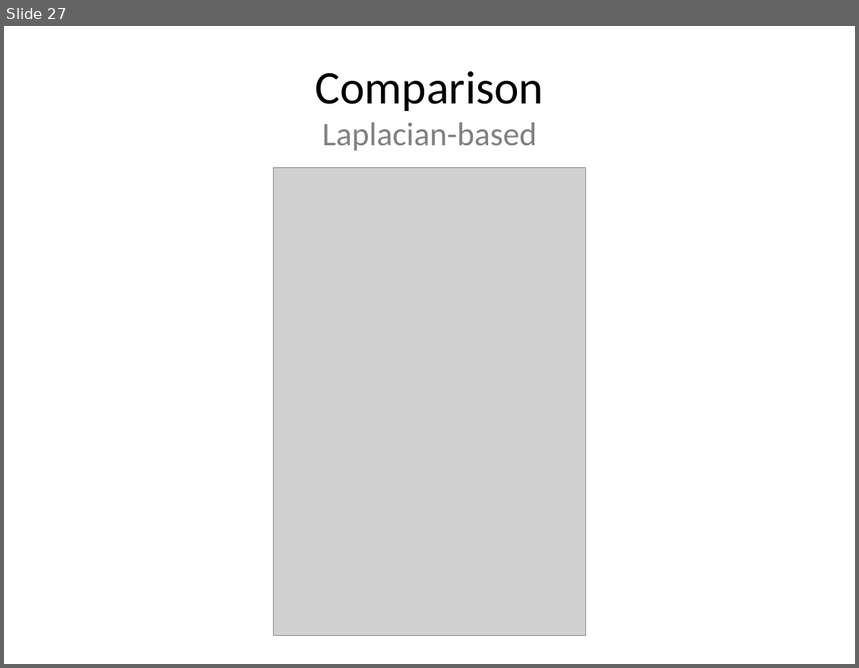
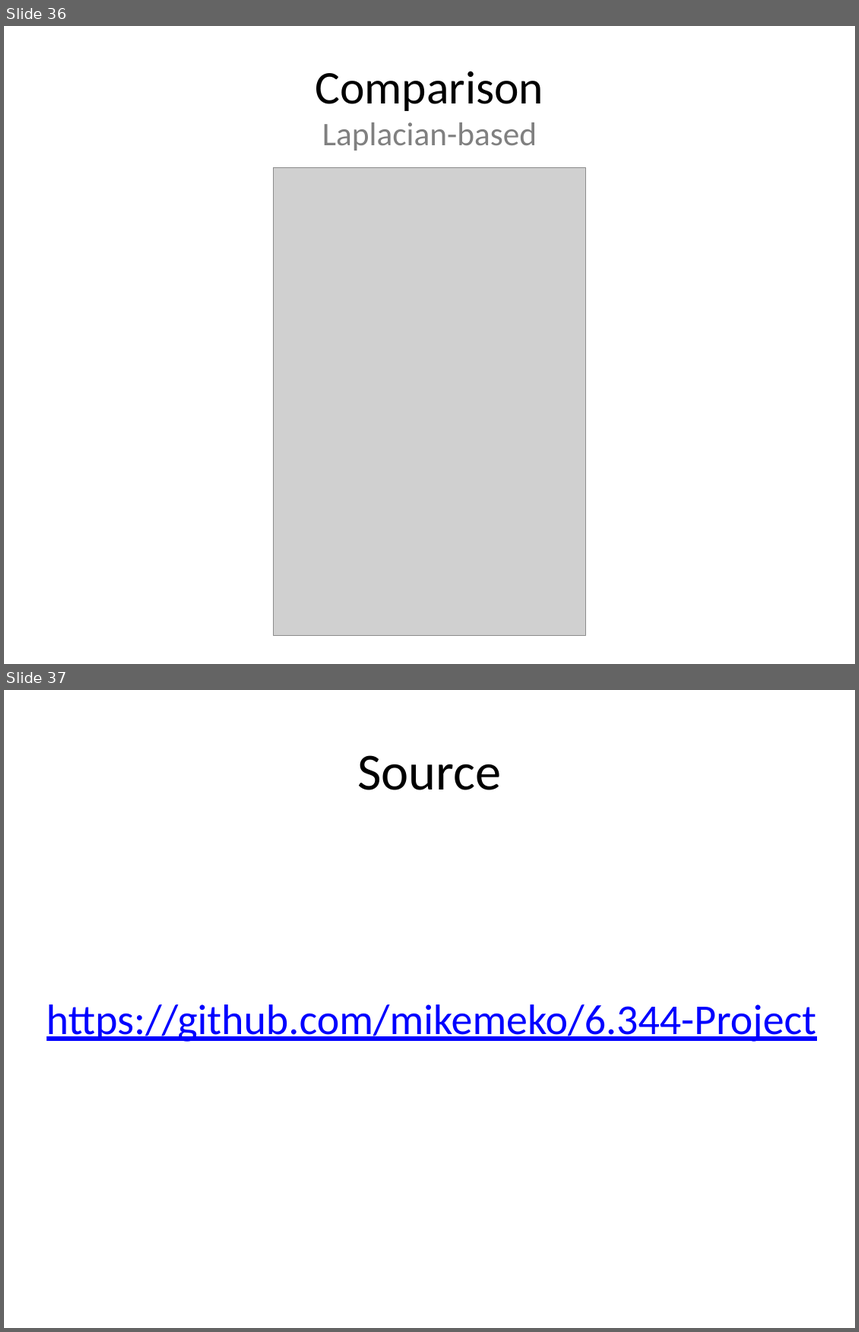
Before and after one commit to leoninnovate/6.344-Project, a slide deck: docs/presentation/presentation.pptx. Shown one above the other, each under a label of ours: slide 27 before the commit, slides 36 and 37 after it. The pictures are 859x668 and 859x1332 pixels, drawn with LibreOffice and Linux fonts; fonts in the diff are those of the drawing; grey boxes stand for pictures. Boxes give left, top, right and bottom in pixels: in the first picture for what was removed or moved away, otherwise in the second. Text is boxed around its words. In the diff, an @@ line names an element or a change of style, - is before the commit and + after.

```diff
--- a/docs/presentation/presentation.pptx
+++ b/docs/presentation/presentation.pptx
@@ slide 37 added at (x1=4, y1=690, x2=855, y2=1328), background #FFFFFF @@
@@ title added at (x1=357, y1=755, x2=501, y2=790), 44 pt, text #000000 @@
+Source
@@ text added at (x1=47, y1=1005, x2=816, y2=1042), 36 pt, text #0000FF, underline @@
+https://github.com/mikemeko/6.344-Project
@@ what was slide 27 is now slide 36 @@
```
Also in this commit, not shown: 1 slide changed, 9 other slides added.
